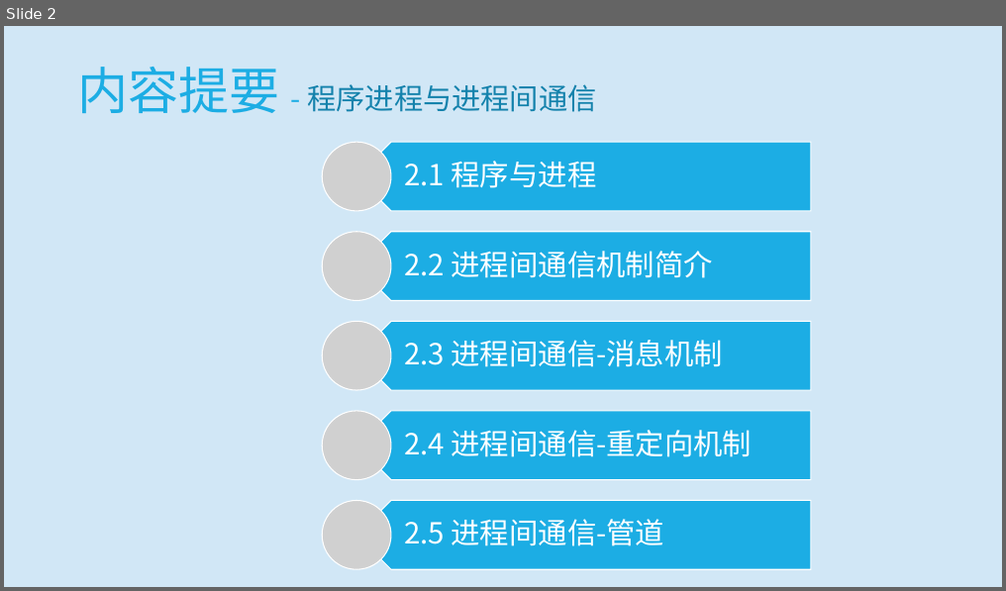
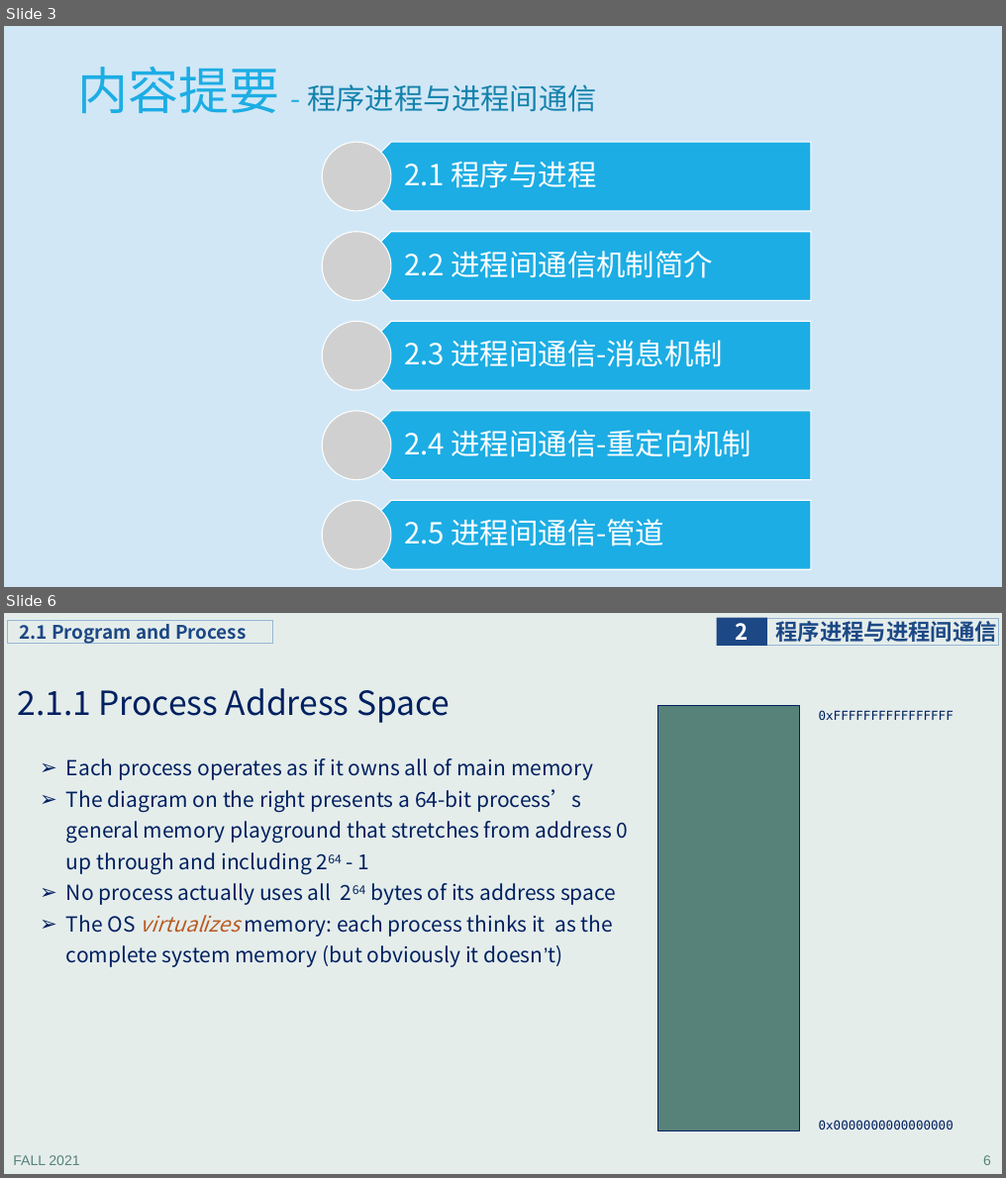
Before and after one commit to principleWindows/win-principle-2021, a slide deck: slides/instruction/principleWindows_2.pptx. Shown one above the other, each under a label of ours: slide 2 before the commit, slides 3 and 6 after it; the slides between them are not shown. The pictures are 1006x591 and 1006x1178 pixels, drawn with LibreOffice and Linux fonts; fonts in the diff are those of the drawing; grey boxes stand for pictures. Boxes give left, top, right and bottom in pixels: in the first picture for what was removed or moved away, otherwise in the second. Text is boxed around its words. In the diff, an @@ line names an element or a change of style, - is before the commit and + after.

```diff
--- a/slides/instruction/principleWindows_2.pptx
+++ b/slides/instruction/principleWindows_2.pptx
@@ slide 6 added at box(4, 613, 1002, 1174), background #E5EDEB @@
@@ rectangle added at box(8, 621, 273, 643), outline #94B6D2 0.75 pt, 18 pt, text #1C4885, bold @@
+2.1 Program and Process
@@ rectangle added at box(717, 618, 767, 646), fill #1C4885, 21.3 pt, text #FFFFFF, bold @@
+2
@@ rectangle added at box(767, 618, 999, 646), outline #94B6D2 0.75 pt, 21.3 pt, text #1C4885, bold @@
+程序进程与进程间通信
@@ title added at box(17, 688, 450, 723), 32 pt, text #002060 @@
+2.1.1 Process Address Space
@@ rectangle added at box(658, 706, 799, 1132), fill #578279, outline #002060 1 pt @@
@@ text added at box(819, 710, 953, 720), 12 pt, text #002060 @@
+0xFFFFFFFFFFFFFFFF
@@ text added at box(66, 759, 629, 967), 20 pt, text #002060 @@
+➢ Each process operates as if it owns all of main memory
+➢ The diagram on the right presents a 64-bit process’s general memory playground that stretches from address 0 up through and including 264 - 1
+➢ No process actually uses all 264 bytes of its address space
+➢ The OS virtualizes memory: each process thinks it as the complete system memory (but obviously it doesn’t)
@@ text added at box(819, 1120, 953, 1130), 12 pt, text #002060 @@
+0x0000000000000000
@@ text added at box(13, 1156, 79, 1165), 13.3 pt, text #578279 @@
+FALL 2021
@@ page number added at box(983, 1156, 991, 1165), 13.3 pt, text #578279 @@
+6
@@ what was slide 2 is now slide 3 @@
```
Also in this commit, not shown: 48 slides changed, 11 other slides added, 3 other files.
